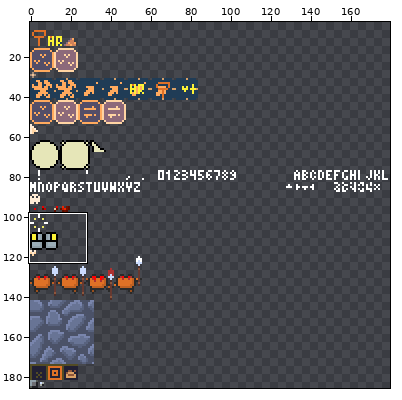
Sprite sheet -- src/assets/spritesheet-gen.png. Above, an overview of the earlier version with the close-up marked.
Close-up. Earlier state:
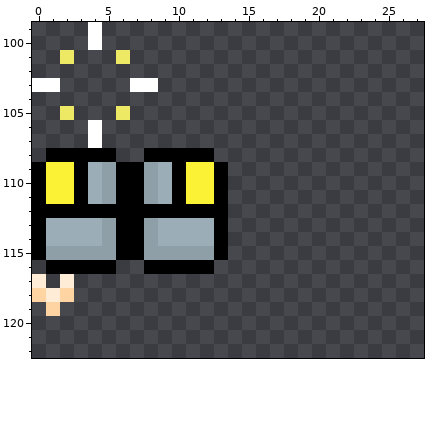
The file is 180x186 pixels. Colours within 5 levels of each other are drawn and written as one. Shown: x 0..27, y 99..122. The wide view leaves out empty margins.
Now the later version:
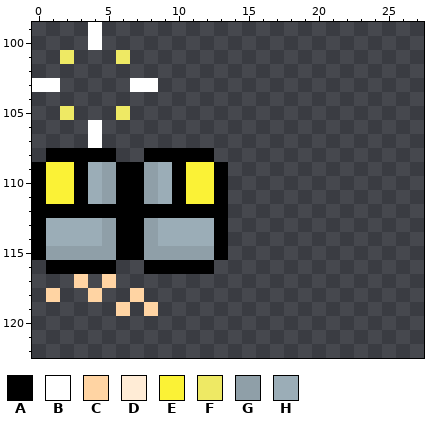
Palette (. is transparent): A #000000  B #ffffff  C #ffd4a3  D #ffecd6  E #fbf236  F #eee964  G #8f9fa8  H #9badb7
What changed:
y 117: x 0 D -> .; x 2..3 D. -> .C; x 5 . -> C
y 118: x 0..2 CDC -> .C.; x 4 . -> C; x 7 . -> C
y 119: x 1 C -> .; x 6 . -> C; x 8 . -> C
Where, in picture pixels (left, top, right, bottom), the same in both close-ups:
changed: (32, 274, 158, 316)
